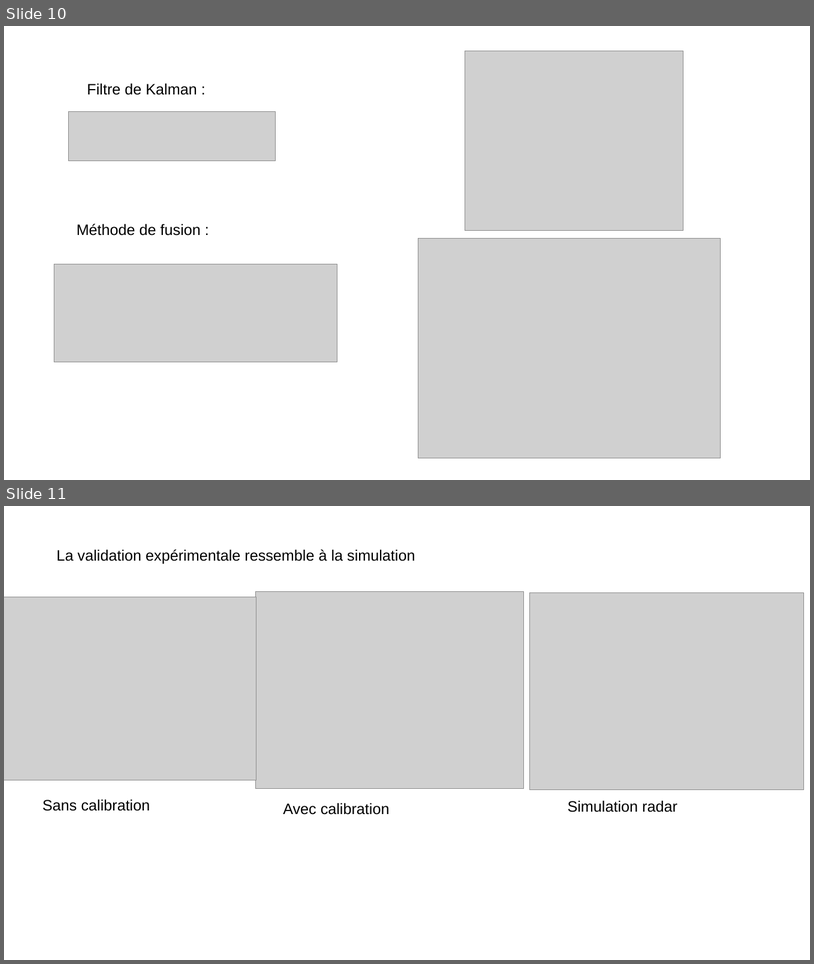
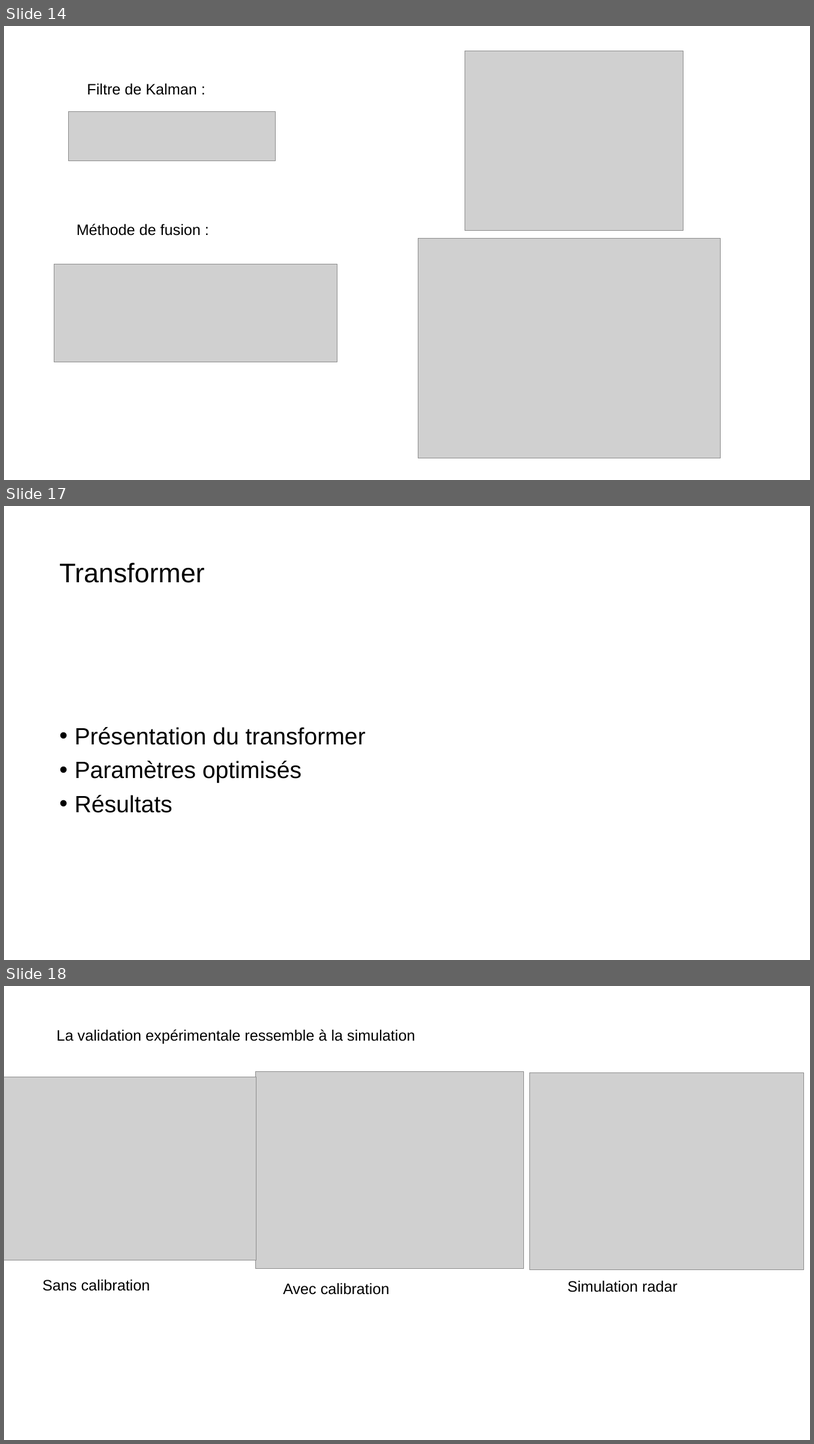
Before and after one commit to grotsartdehe/TFE, a slide deck: Presentation/Slides_TFE.pptx. Shown one above the other, each under a label of ours: slides 10 and 11 before the commit, slides 14, 17 and 18 after it; the slides between them are not shown. The pictures are 814x964 and 814x1444 pixels, drawn with LibreOffice and Linux fonts; fonts in the diff are those of the drawing; grey boxes stand for pictures. Boxes give left, top, right and bottom in pixels: in the first picture for what was removed or moved away, otherwise in the second. Text is boxed around its words. In the diff, an @@ line names an element or a change of style, - is before the commit and + after.

```diff
--- a/Presentation/Slides_TFE.pptx
+++ b/Presentation/Slides_TFE.pptx
@@ slide 17 added at box(4, 506, 810, 960), background #FFFFFF @@
@@ title added at box(59, 562, 204, 583), 32 pt, text #000000 @@
+Transformer
@@ subtitle added at box(75, 727, 366, 813), 28 pt, text #000000 @@
+• Présentation du transformer
+• Paramètres optimisés
+• Résultats
@@ what was slide 10 is now slide 14 @@
@@ what was slide 11 is now slide 18 @@
```
Also in this commit, not shown: 2 slides changed, 6 other slides added.
